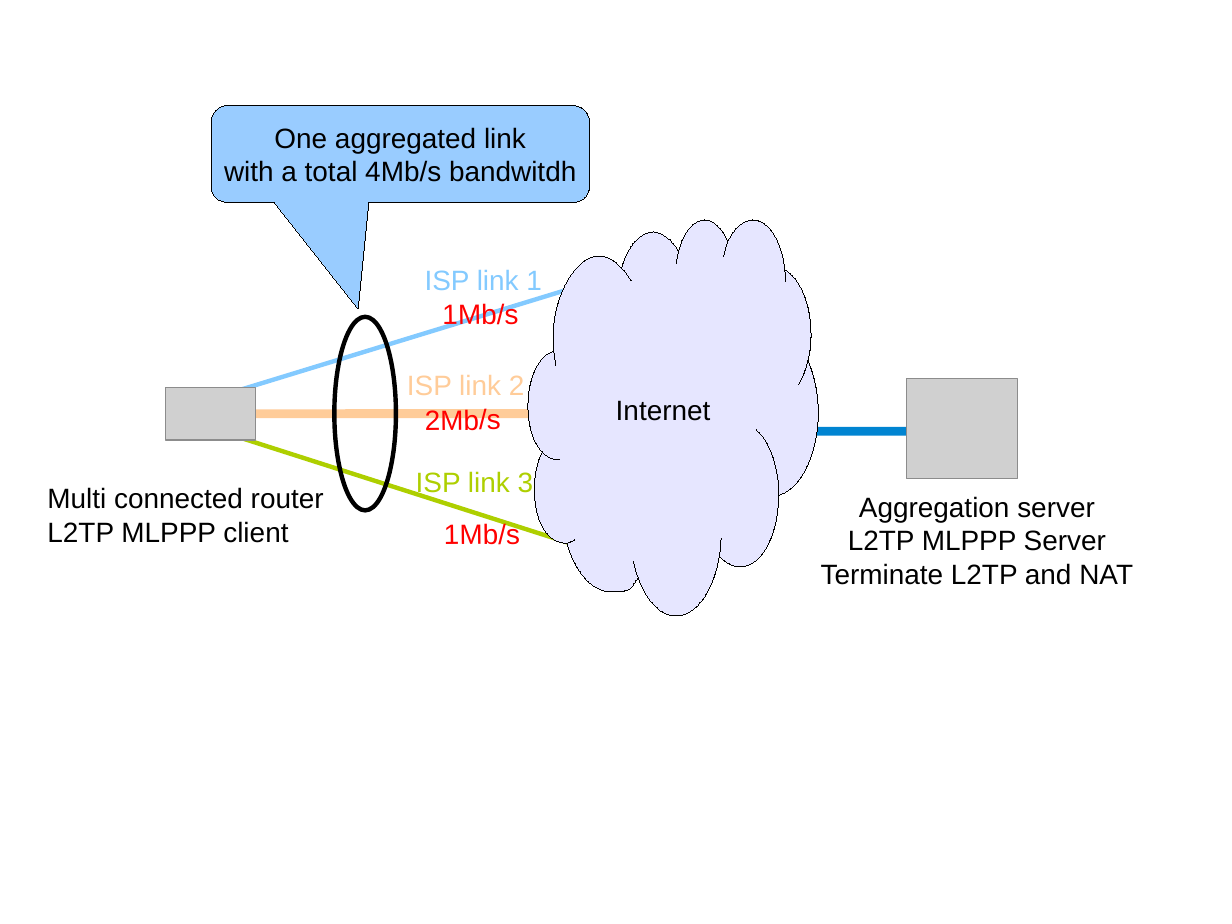
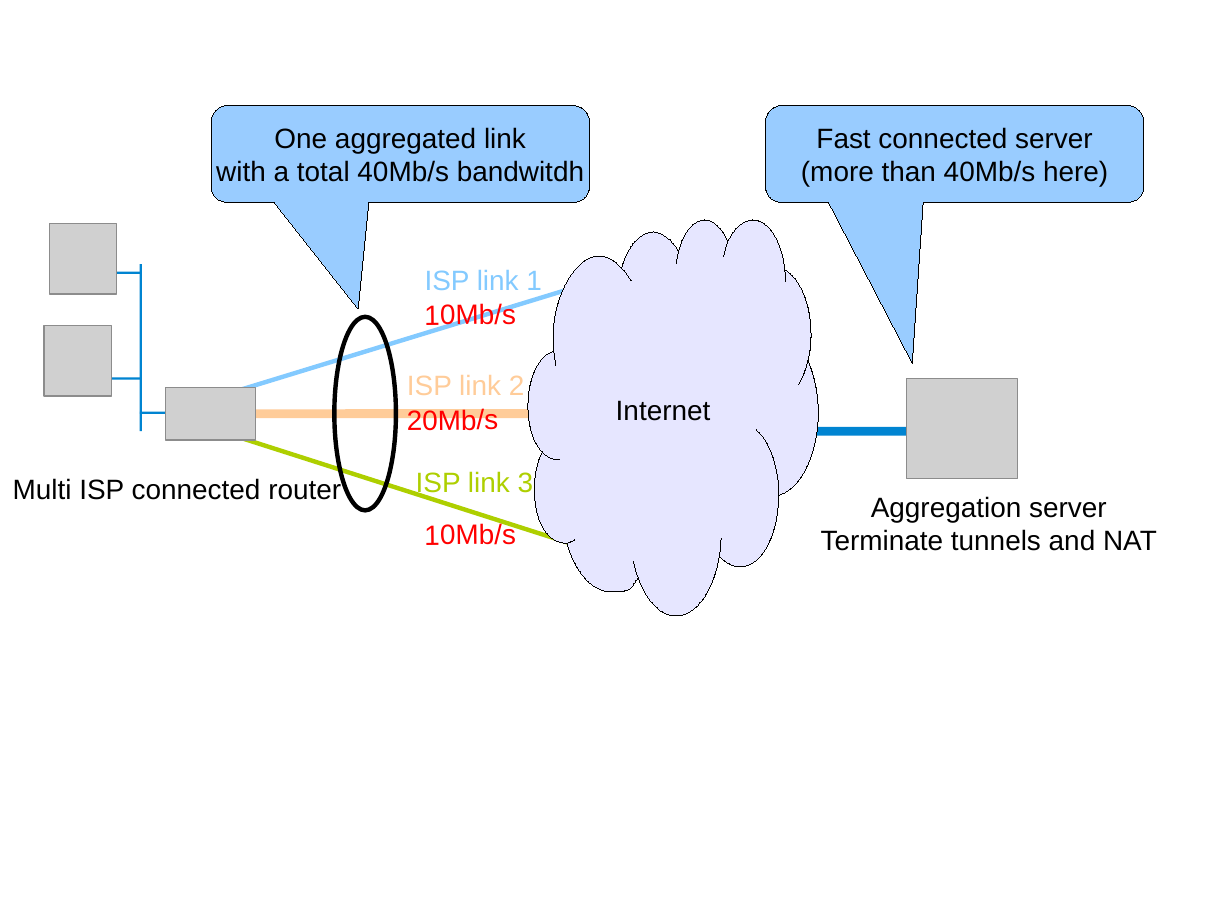
Before and after one commit to ocochard/BSDRP, a slide deck: slide 17 of docs/labs.examples.odp (slide 13 before the commit). Drawn at 1232x924 pixels with LibreOffice and Linux fonts; fonts in the diff are those of the drawing; grey boxes stand for pictures. Boxes give left, top, right and bottom in pixels: in the first picture for what was removed or moved away, otherwise in the second. Text is boxed around its words. In the diff, an @@ line names an element or a change of style, - is before the commit and + after.

```diff
--- a/docs/labs.examples.odp
+++ b/docs/labs.examples.odp
@@ rounded speech box added at <box>766,105,1145,202</box>, fill #99CCFF, outline #000000 0 pt, 18 pt, text #000000 @@
+Fast connected server
+(more than 40Mb/s here)
@@ text in rounded speech box at <box>216,160,584,182</box>: text changed @@
-with a total 4Mb/s bandwitdh
+with a total 40Mb/s bandwitdh
@@ picture added at <box>50,224,117,294</box> @@
@@ line added from (141, 264) to (141, 432), #0084D1 1.45 pt @@
@@ line added from (96, 273) to (141, 273), #0084D1 1.45 pt @@
@@ picture added at <box>44,325,111,396</box> @@
@@ text at <box>424,303,516,330</box>: text changed @@
-1Mb/s
+10Mb/s
@@ line added from (96, 379) to (141, 379), #0084D1 1.45 pt @@
@@ line added from (140, 413) to (184, 413), #0084D1 1.45 pt @@
@@ text at <box>407,408,499,436</box>: text changed @@
-2Mb/s
+20Mb/s
@@ text at <box>13,478,341,500</box>: text changed @@
-Multi connected router
-L2TP MLPPP client
+Multi ISP connected router
@@ text at <box>424,522,516,545</box>: text changed @@
-1Mb/s
+10Mb/s
@@ text at <box>821,529,1157,551</box>: text changed @@
-L2TP MLPPP Server
-Terminate L2TP and NAT
+Terminate tunnels and NAT
```
Also in this commit, not shown: 3 other slides changed, 7 slides added, 11 other files.
